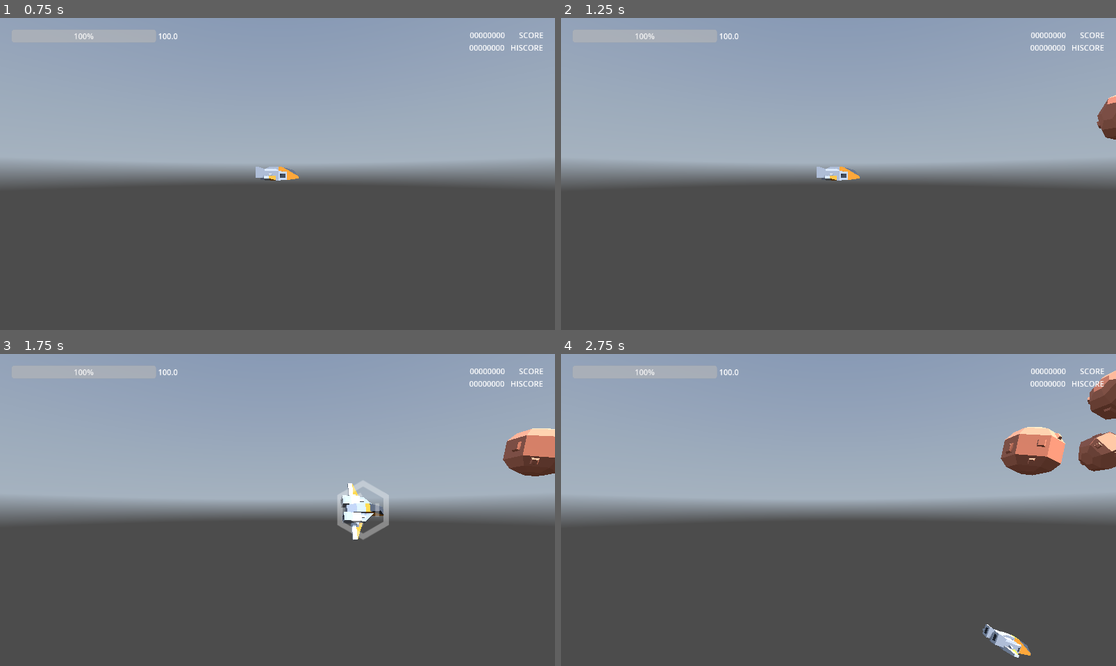
Above: before the commit, frames 1-4 (two rows, left to right).
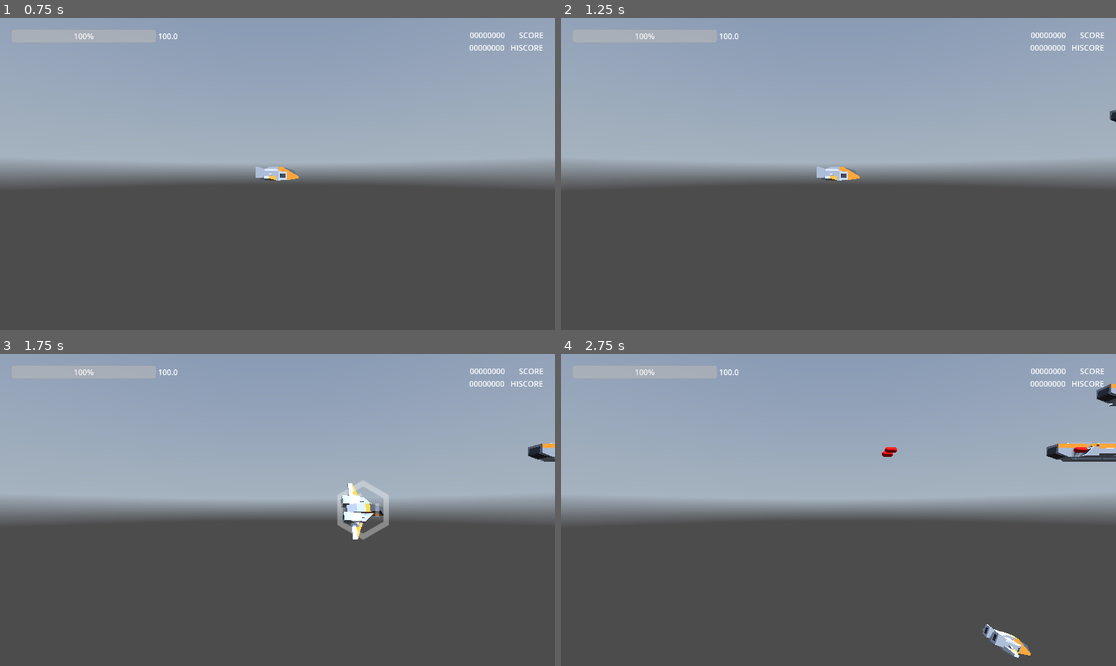
Above: after the commit, the same moments.

Repository: thomz2/smd-space-shooter
Game: Godot game, scene res://scenes/screens/main_menu.tscn
Same seed, same stepped clock (60 frames per second), same inputs: the game is played once before the commit and once after it. A sky picture missing from this copy of the repository is replaced by a grey-blue gradient.
Inputs (mouse positions are in pixels of both pictures, inside the frame that each line leads up to):
- Up to frame 1 (0.75 s): click "PLAY" at 0.5 s
- Up to frame 2 (1.25 s): no input
- Up to frame 3 (1.75 s): tap Enter at 1.25 s; move the mouse to (399, 494) at 1.27 s; hold Right (ui_right) from 1.28 s (still down); tap X (dodge) at 1.35 s
- Up to frame 4 (2.75 s): move the mouse to (727, 525) at 2.02 s; release Right (ui_right) at 2.03 s; hold Down (ui_down) from 2.03 s (still down); tap Z (shoot) at 2.1 s

Frame 1 is identical in both runs. In frame 2, 0.3% of the frame differs, in the area x 96-100%, y 24-39%; in frame 3, 1.2%; in frame 4, 2.8%, in the area x 57-100%, y 5-39%.

Commit message:
bullet when reflected has the player collor

Diff:
--- a/scenes/enemies/enemy_ship_bullet.tscn
+++ b/scenes/enemies/enemy_ship_bullet.tscn
@@ -10,6 +10,7 @@
 albedo_color = Color(1, 0, 0, 1)
 
 [sub_resource type="CapsuleMesh" id="CapsuleMesh_c47hh"]
+resource_local_to_scene = true
 material = SubResource("StandardMaterial3D_w2mdf")
 
 [node name="EnemyShipBullet" type="CharacterBody3D"]
--- a/scenes/enemies/generic_bullet.tscn
+++ b/scenes/enemies/generic_bullet.tscn
@@ -10,6 +10,7 @@
 albedo_color = Color(1, 0, 0, 1)
 
 [sub_resource type="SphereMesh" id="SphereMesh_n285d"]
+resource_local_to_scene = true
 material = SubResource("StandardMaterial3D_302f4")
 radius = 0.2
 height = 0.4
--- a/scenes/enemies/spawner.gd
+++ b/scenes/enemies/spawner.gd
@@ -33,7 +33,10 @@
 	var possible_keys = []
 
 	if current_level < 10:
-		possible_keys.append("asteroid")
+		#possible_keys.append("asteroid")
+
+		# DEBUG:
+		possible_keys.append("enemy_ship")
 		#possible_keys.append("tank_ship")
 		#possible_keys.append("tiny_ship")
 
--- a/scenes/player/player_bullet.tscn
+++ b/scenes/player/player_bullet.tscn
@@ -7,6 +7,7 @@
 albedo_color = Color(0, 1, 1, 1)
 
 [sub_resource type="CapsuleMesh" id="CapsuleMesh_8qqqo"]
+resource_local_to_scene = true
 material = SubResource("StandardMaterial3D_xo56r")
 
 [sub_resource type="BoxShape3D" id="BoxShape3D_oxvkb"]
--- a/scenes/player/player_reflector_area.gd
+++ b/scenes/player/player_reflector_area.gd
@@ -23,6 +23,21 @@
 	for child in bullet.get_children():
 		if child is Hitbox3D:
 			child.target_type = Hitbox3D.TargetType.ENEMY
+		if child is MeshInstance3D:
+			var mesh_instance : MeshInstance3D = child
+			if mesh_instance.mesh:
+				if mesh_instance.mesh is CapsuleMesh:
+					mesh_instance.mesh.material = mesh_instance.mesh.material.duplicate(true)
+					mesh_instance.mesh.material.albedo_color = Color(0, 1, 1)
+				else:
+					var material = mesh_instance.mesh.surface_get_material(0)
+					if material:
+						var new_material = material.duplicate(true)
+						mesh_instance.mesh.surface_set_material(0, new_material)
+						new_material.albedo_color = Color(0, 1, 1)
+			else:
+				print("nenhum mesh atribuido")
+
 	#funky componentization
 	if bullet.has_method("on_reflected"):
 		bullet.call("on_reflected")
